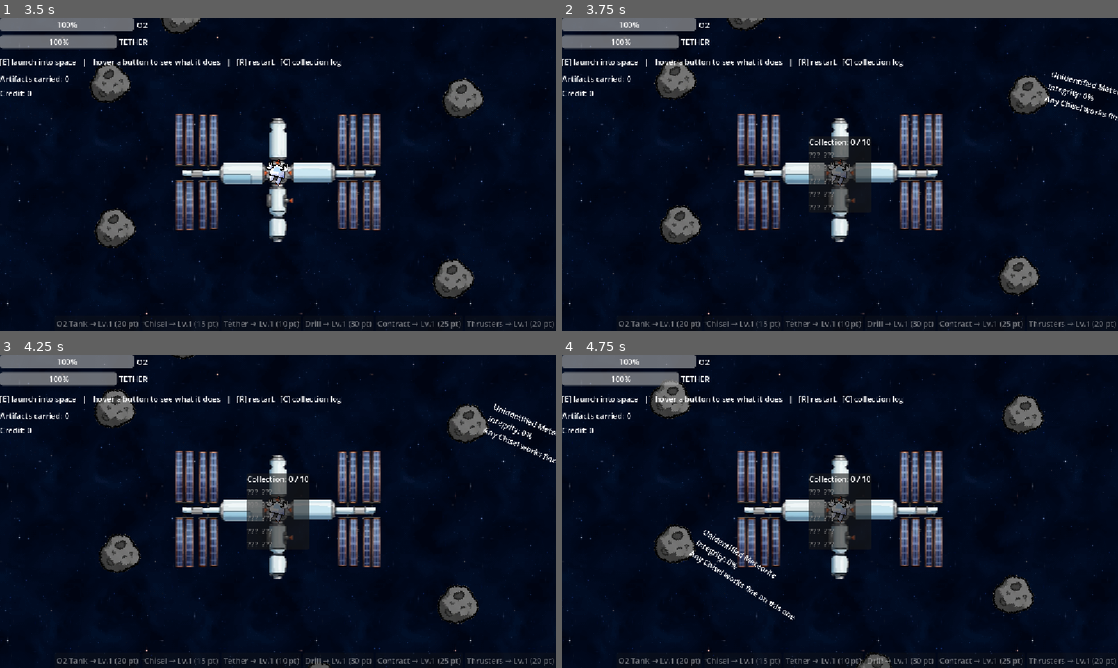
Above: before the commit, frames 1-4 (two rows, left to right).
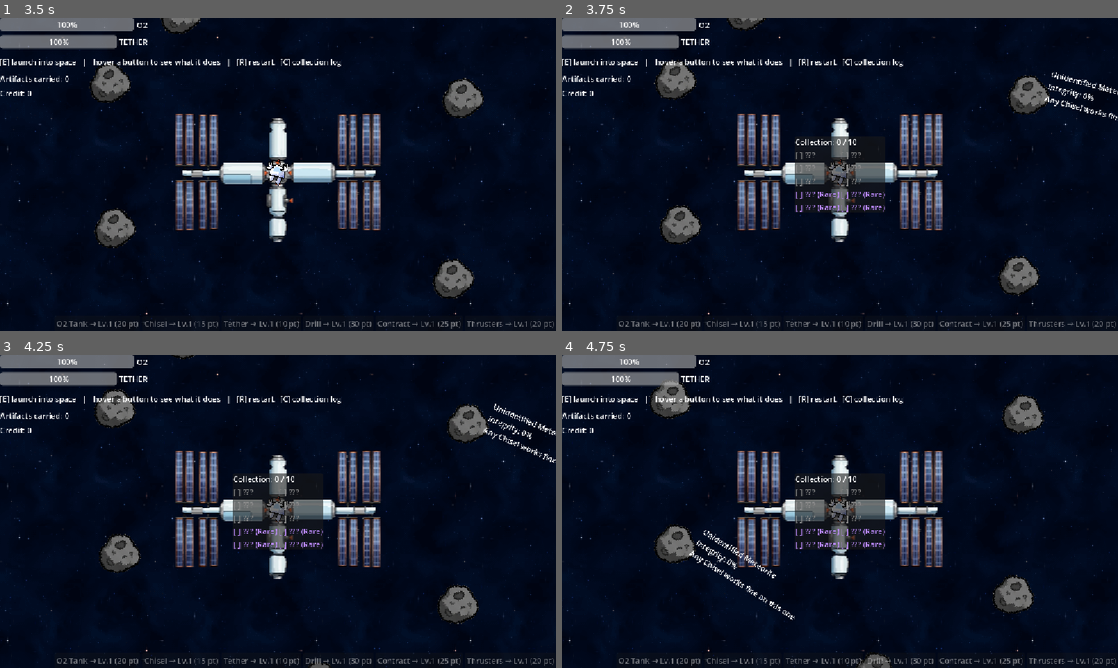
Above: after the commit, the same moments.

Repository: sirakit/Godot_Game_Jam_Project
Game: Godot game, scene res://Scenes/main_menu.tscn
Two runs of this game, one before a commit and one after it. Both use one fixed random seed, a clock stepped at 60 frames per second and the inputs below.
Inputs (mouse positions are in pixels of both pictures, inside the frame that each line leads up to):
- Up to frame 1 (3.5 s): click "Start" at 0.5 s; tap Enter at 1.25 s; move the mouse to (105, 86) at 1.27 s; hold D (move_right) 1.28-2.03 s; hold Space (chisel) 1.28-2.03 s; move the mouse to (455, 268) at 2.02 s; hold S (move_down) 2.03-2.78 s; tap E (interact) at 2.1 s; move the mouse to (83, 324) at 2.77 s; hold D (move_right) from 2.78 s (still down); tap R at 2.85 s
- Up to frame 2 (3.75 s): move the mouse to (1023, 102) at 3.52 s; release D (move_right) at 3.53 s; hold W (move_up) from 3.53 s (still down); tap C at 3.6 s
- Up to frame 3 (4.25 s): keep holding W (move_up)
- Up to frame 4 (4.75 s): move the mouse to (678, 555) at 4.27 s; release W (move_up) at 4.28 s; hold A (move_left) from 4.28 s (still down); tap I at 4.35 s

Frame 1 is identical in both runs. In frame 2, 0.9% of the frame differs, in the area x 41-59%, y 38-62%; in frame 3, 0.9%; in frame 4, 0.9%.

Commit message:
Fixed bug about collection log

Diff:
--- a/Scripts/Game.gd
+++ b/Scripts/Game.gd
@@ -9,13 +9,10 @@
 signal collection_changed()
 signal collection_completed()
 signal perfect_extraction()
+signal debris_hit()
 
 
-const ALL_ARTIFACT_NAMES := [
-	"Basalt Shard", "Iron Nodule", "Quartz Cluster",
-	"Carbon Chondrite", "Nickel Vein", "Silica Geode",
-	"Sapphire Core", "Voidglass Crystal", "Star Iron Ingot", "Ancient Alloy Relic",
-]
+var restart_progress: float = 0.0
 
 var discovered_artifacts: Dictionary = {}   # ชื่อ -> true
 var thrust_speed_bonus: float = 0.0
@@ -69,10 +66,11 @@
 	artifacts_changed.emit(carried_artifacts.size())
 
 	var art_name: String = art_data.get("name", "")
-	if art_name != "" and not discovered_artifacts.has(art_name):
+	# นับเข้าสมุดสะสมเฉพาะชื่อที่อยู่ในแคตตาล็อกจริง กัน "Unknown Artifact" มาดันตัวเลข
+	if ArtifactDB.is_valid(art_name) and not discovered_artifacts.has(art_name):
 		discovered_artifacts[art_name] = true
 		collection_changed.emit()
-		if discovered_artifacts.size() >= ALL_ARTIFACT_NAMES.size():
+		if discovered_artifacts.size() >= ArtifactDB.all_names().size():
 			collection_completed.emit()
 
 func tick(delta: float) -> void:
--- /dev/null
+++ b/Scripts/artifact_db.gd
@@ -0,0 +1,24 @@
+class_name ArtifactDB
+extends RefCounted
+
+const COMMON_NAMES := ["Basalt Shard", "Iron Nodule", "Quartz Cluster", "Carbon Chondrite", "Nickel Vein", "Silica Geode"]
+const RARE_NAMES := ["Sapphire Core", "Voidglass Crystal", "Star Iron Ingot", "Ancient Alloy Relic"]
+const SPRITE_DIR := "res://Assets/sprites/artifacts/"
+
+static func all_names() -> Array:
+	return COMMON_NAMES + RARE_NAMES
+
+static func is_valid(artifact_name: String) -> bool:
+	return artifact_name in COMMON_NAMES or artifact_name in RARE_NAMES
+
+static func is_rare(artifact_name: String) -> bool:
+	return artifact_name in RARE_NAMES
+
+# กติกาชื่อไฟล์: ชื่อ artifact แปลงเป็น snake_case + ".png"
+# "Basalt Shard" -> Assets/sprites/artifacts/basalt_shard.png
+# ยังไม่มีไฟล์ = คืน null (meteorite.gd จะใช้ลูกแก้วชั่วคราวแทน เกมไม่พัง)
+static func get_texture(artifact_name: String) -> Texture2D:
+	var path := SPRITE_DIR + artifact_name.to_snake_case() + ".png"
+	if ResourceLoader.exists(path):
+		return load(path) as Texture2D
+	return null
--- a/Scripts/collection_log.gd
+++ b/Scripts/collection_log.gd
@@ -3,29 +3,40 @@
 @onready var grid: GridContainer = $VBox/Grid
 @onready var count_label: Label = $VBox/CountLabel
 
+const COLOR_FOUND := Color(0.55, 1.0, 0.65)
+const COLOR_HIDDEN := Color(0.55, 0.55, 0.55)
+const COLOR_RARE_HIDDEN := Color(0.75, 0.55, 1.0)
+
+var _rows: Dictionary = {}   # ชื่อ artifact -> Label
+
 func _ready() -> void:
 	visible = false
 	Game.collection_changed.connect(_refresh)
-	Game.collection_completed.connect(_on_completed)
+	Game.collection_completed.connect(_refresh)
 	_build_grid()
 	_refresh()
 
 func _build_grid() -> void:
-	for entry_name in Game.ALL_ARTIFACT_NAMES:
+	for child in grid.get_children():
+		child.queue_free()
+	_rows.clear()
+	for entry_name in ArtifactDB.all_names():
 		var lbl := Label.new()
 		grid.add_child(lbl)
+		_rows[entry_name] = lbl
 
 func _refresh() -> void:
-	for i in Game.ALL_ARTIFACT_NAMES.size():
-		var entry_name: String = Game.ALL_ARTIFACT_NAMES[i]
-		var lbl := grid.get_child(i) as Label
+	for entry_name in _rows.keys():
+		var lbl: Label = _rows[entry_name]
+		var rare: bool = ArtifactDB.is_rare(entry_name)
 		if Game.discovered_artifacts.has(entry_name):
-			lbl.text = "✓ " + entry_name
-			lbl.modulate = Color(0.5, 1.0, 0.6)
+			lbl.text = "[x] " + entry_name
+			lbl.modulate = COLOR_FOUND
 		else:
-			lbl.text = "??? "
-			lbl.modulate = Color(0.5, 0.5, 0.5)
-	count_label.text = "Collection: %d / %d" % [Game.discovered_artifacts.size(), Game.ALL_ARTIFACT_NAMES.size()]
-
-func _on_completed() -> void:
-	count_label.text += "   — ALL CATALOGUED! "
+			lbl.text = "[ ] ??? (Rare)" if rare else "[ ] ???"
+			lbl.modulate = COLOR_RARE_HIDDEN if rare else COLOR_HIDDEN
+	var found: int = Game.discovered_artifacts.size()
+	var total: int = ArtifactDB.all_names().size()
+	count_label.text = "Collection: %d / %d" % [found, total]
+	if found >= total:
+		count_label.text += "  -  ALL CATALOGUED!"
--- a/project.godot
+++ b/project.godot
@@ -18,6 +18,7 @@
 [autoload]
 
 Game="*uid://42idu4jsg8bf"
+ArtifactDb="*uid://cbe08atn6ob8e"
 
 [display]
 
Not shown, added: Scripts/artifact_db.gd.uid
